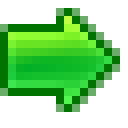
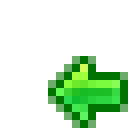
Two versions of the same layered image (128 × 128). Layer-by-layer changes:
renamed "Слой 12" to "Слой 13", hid it over bbox(8, 16, 112, 104)
added layer "Слой 12" above "Слой 11" over bbox(56, 64, 120, 120)
